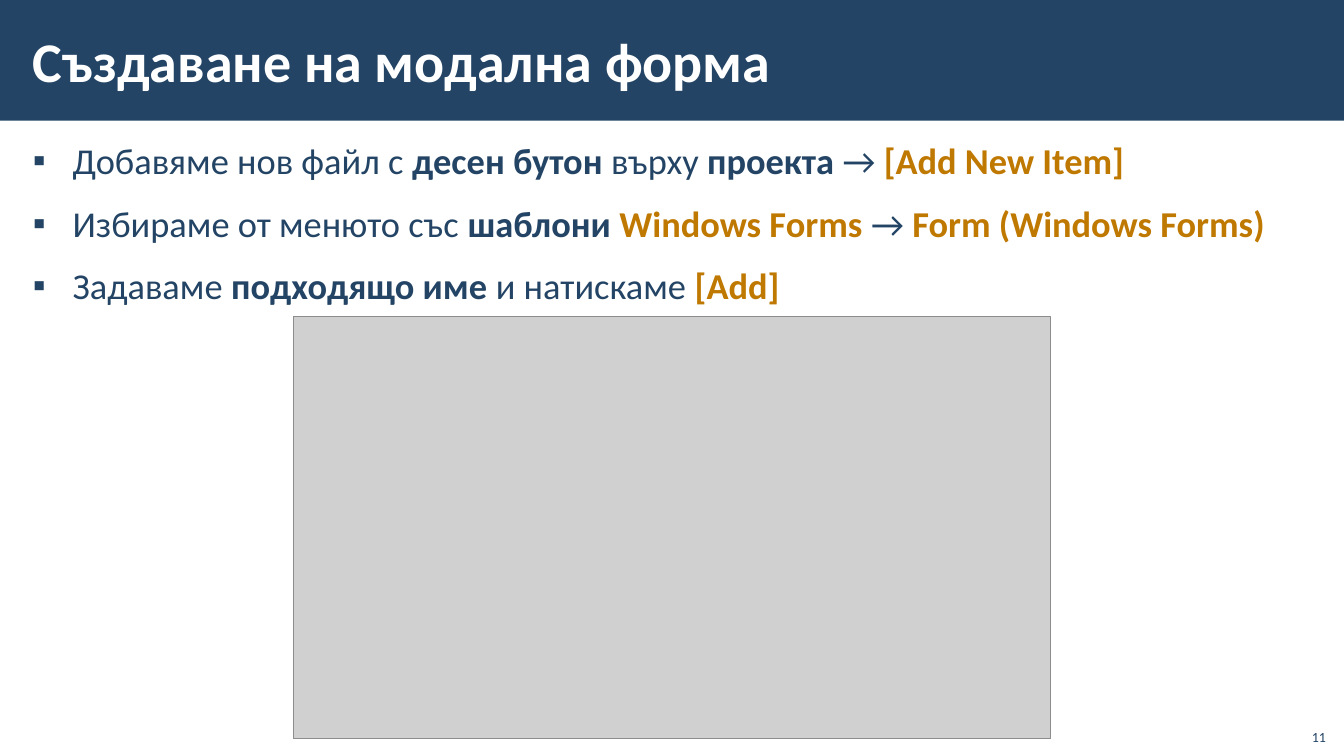
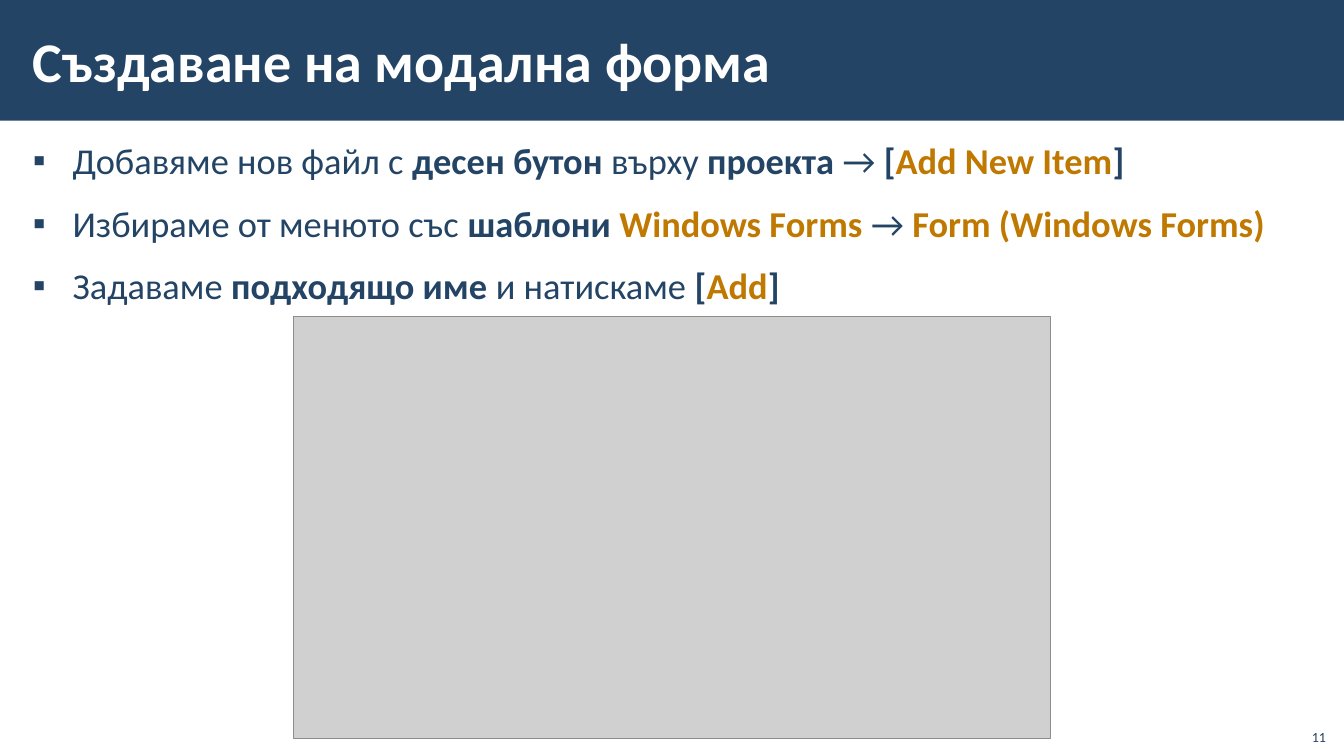
Before and after one commit to BG-IT-Edu/School-Programming, a slide deck: slide 11 of Courses/Software-Sciences/Module-4-Information-Systems-New/06-CRUD-with-EF-and-Windows-Forms/06-CRUD-with-EF-Core-and-Windows-Forms.pptx. Drawn at 1344x756 pixels with LibreOffice and Linux fonts; fonts in the diff are those of the drawing; grey boxes stand for pictures; background and template pictures are left out. Boxes give left, top, right and bottom in pixels: in the first picture for what was removed or moved away, otherwise in the second. Text is boxed around its words. In the diff, an @@ line names an element or a change of style, - is before the commit and + after.

```diff
--- a/Courses/Software-Sciences/Module-4-Information-Systems-New/06-CRUD-with-EF-and-Windows-Forms/06-CRUD-with-EF-Core-and-Windows-Forms.pptx
+++ b/Courses/Software-Sciences/Module-4-Information-Systems-New/06-CRUD-with-EF-and-Windows-Forms/06-CRUD-with-EF-Core-and-Windows-Forms.pptx
@@ text at [73, 147, 1124, 305]: text colour #BF7800 to #234465 in "[Add Item]", "[Add]" @@
```
Also in this commit, not shown: 8 other slides changed.
